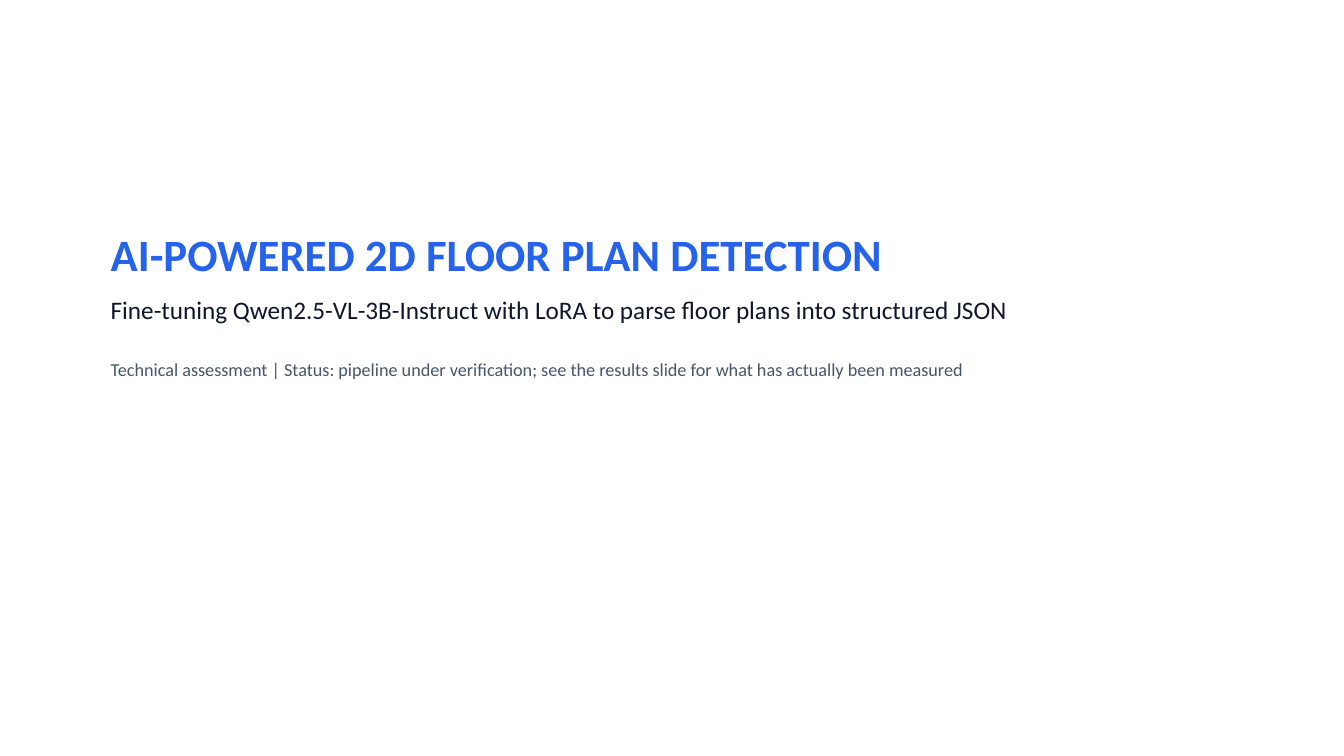
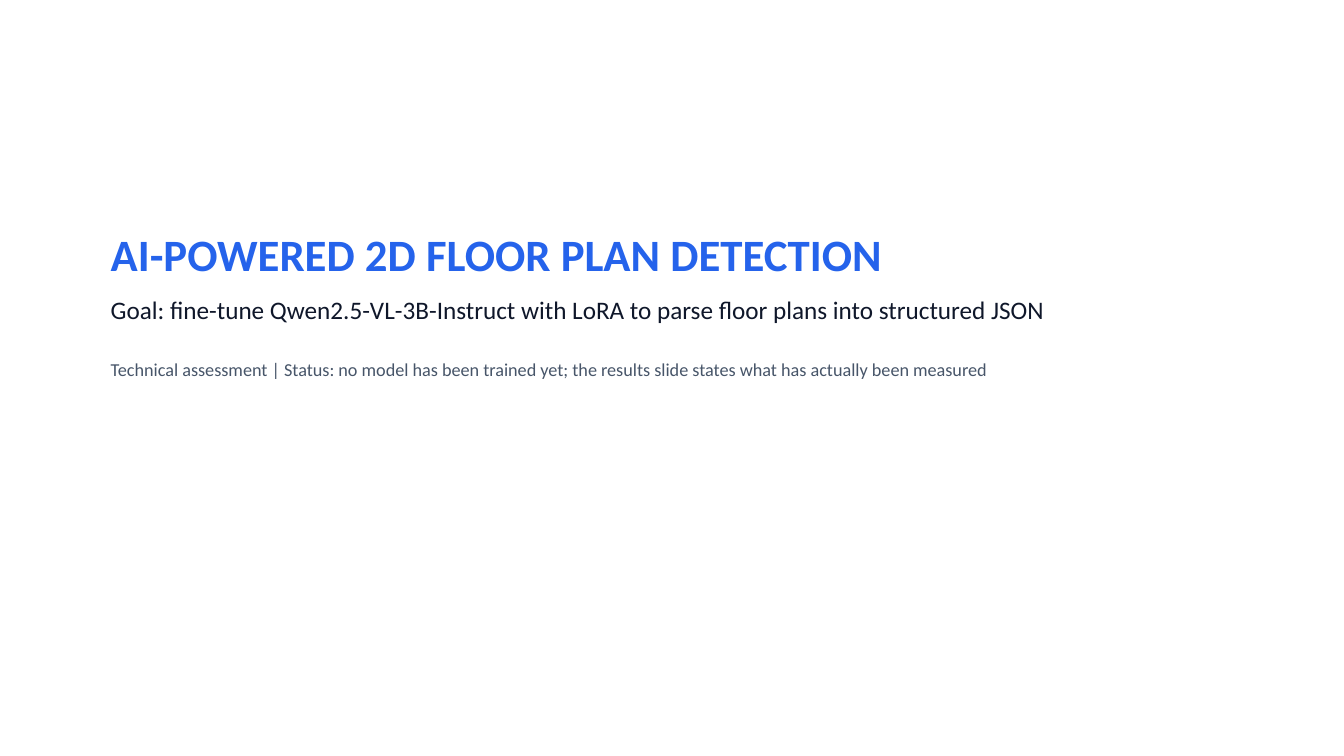
Before and after one commit to sandhiya-1234/FloorPlan-AI, a slide deck: slide 1 of presentation/Floorplan_AI_Assessment.pptx. Drawn at 1344x756 pixels with LibreOffice and Linux fonts; fonts in the diff are those of the drawing. Boxes give left, top, right and bottom in pixels: in the first picture for what was removed or moved away, otherwise in the second. Text is boxed around its words. In the diff, an @@ line names an element or a change of style, - is before the commit and + after.

```diff
--- a/presentation/Floorplan_AI_Assessment.pptx
+++ b/presentation/Floorplan_AI_Assessment.pptx
@@ text at (111,301,1044,379): text changed @@
-Fine-tuning Qwen2.5-VL-3B-Instruct with LoRA to parse floor plans into structured JSON
-Technical assessment | Status: pipeline under verification; see the results slide for what has actually been measured
+Goal: fine-tune Qwen2.5-VL-3B-Instruct with LoRA to parse floor plans into structured JSON
+Technical assessment | Status: no model has been trained yet; the results slide states what has actually been measured
```
Also in this commit, not shown: 6 other slides changed, 3 other files.
